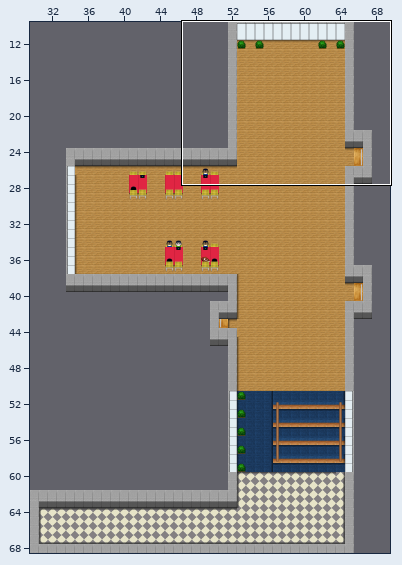
An edit to a level. Tiled map, zen-android/assets/data/maps/floor1.tmx. The first picture is a wide view before the edit; the outline marks the close-up.
Close-up. As it was:
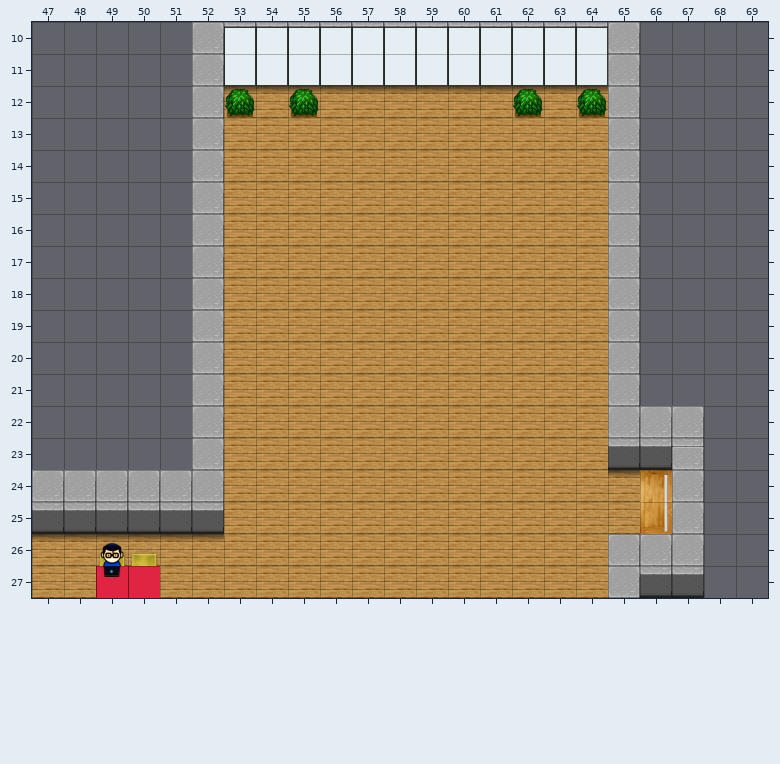
Cells are 32x32 px. Shown: x 47..69, y 10..27. The commit also changed other parts of the map, which this record leaves out.
New version:
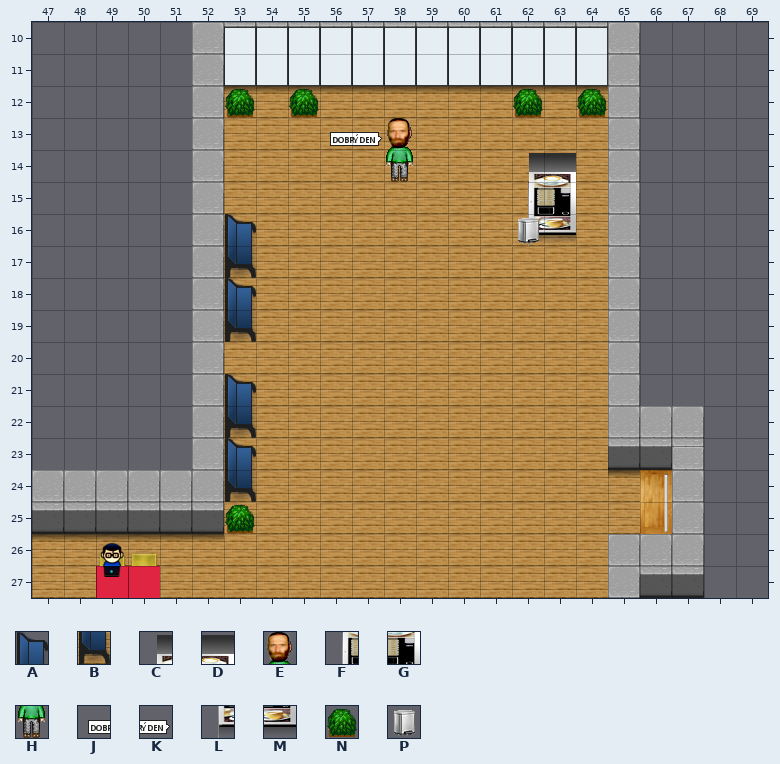
Key: from "fit": A 73, B 89, C 196, D 197, E 208, F 212, G 213, H 224, J 225, K 226, L 228, M 229, N 248, P 251.
_ is an empty cell, . an unchanged one.
See-through tiles are keyed as they look on the map.
From old to new:
--- layer "background1"
@@ x 56..57 @@
-13 __
+13 JK
--- layer "walls"
@@ x 53..63 @@
-13 ....._.....
-14 ....._...__
-15 .........__
-16 _........__
-17 _..........
-18 _..........
-19 _..........
+13 .....E.....
+14 .....H...CD
+15 .........FG
+16 A........LM
+17 B..........
+18 A..........
+19 B..........
@@ x 53..53 @@
-21 _
-22 _
-23 _
-24 _
-25 _
+21 A
+22 B
+23 A
+24 B
+25 N
--- layer "overlay2"
@@ x 62..62 @@
-16 _
+16 P
